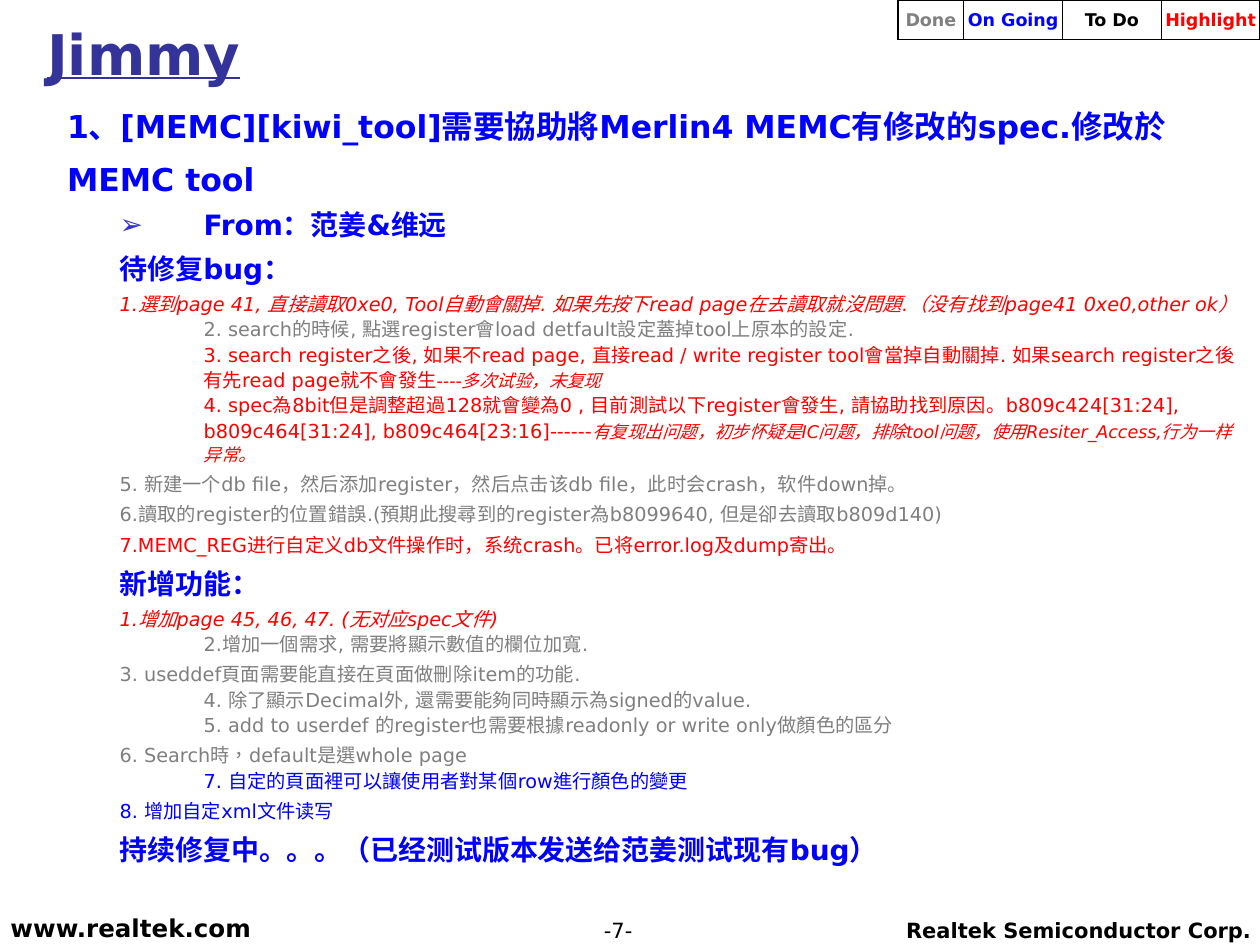
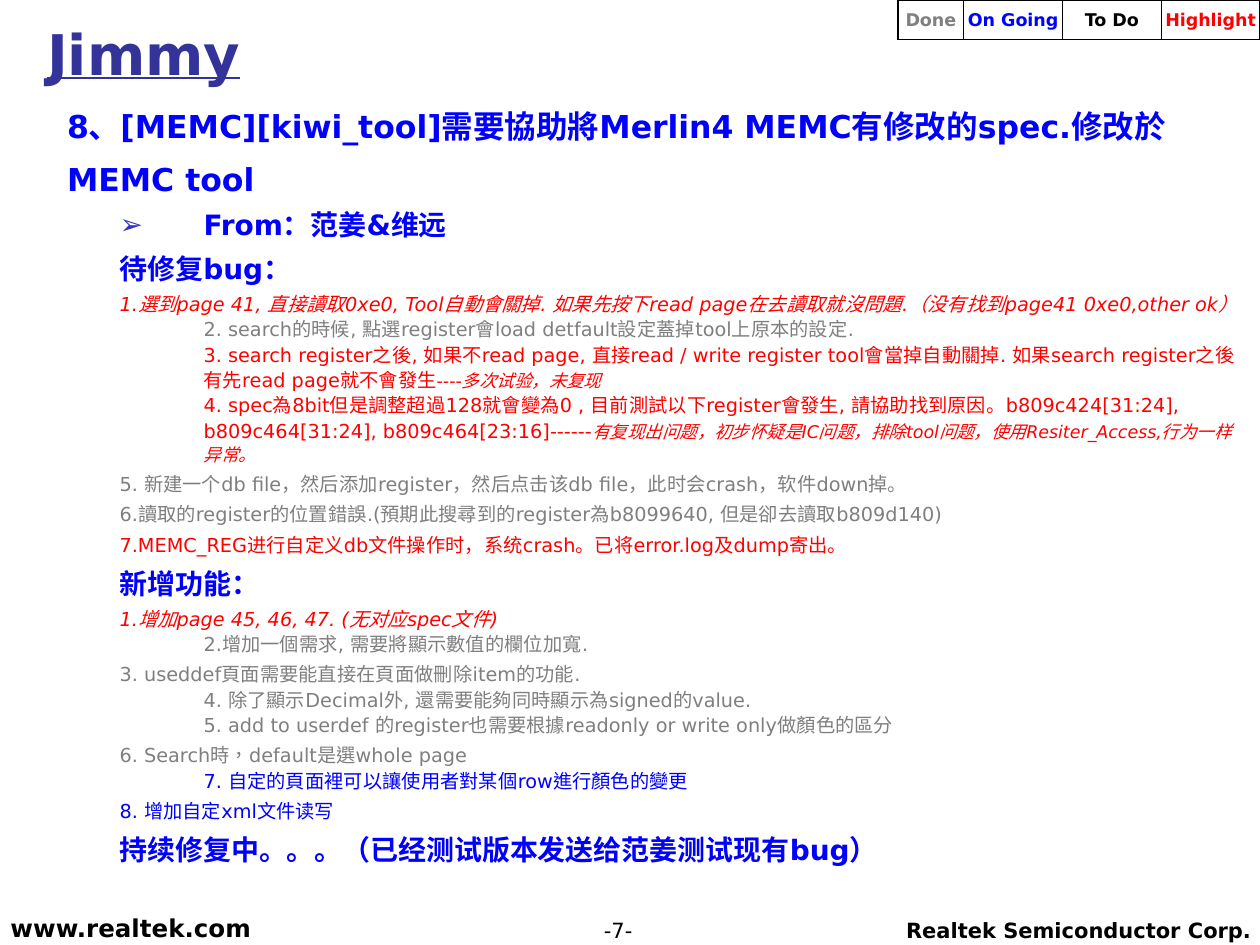
Before and after one commit to weicun581/Weekly_report, a slide deck: slide 7 of 2018年12月/RS_TV_SD_(Jimmy)_20181225.ppt. Drawn at 1260x945 pixels with LibreOffice and Linux fonts; fonts in the diff are those of the drawing; background and template pictures are left out. Boxes give left, top, right and bottom in pixels: in the first picture for what was removed or moved away, otherwise in the second. Text is boxed around its words. In the diff, an @@ line names an element or a change of style, - is before the commit and + after.

```diff
--- a/2018年12月/RS_TV_SD_(Jimmy)_20181225.ppt
+++ b/2018年12月/RS_TV_SD_(Jimmy)_20181225.ppt
@@ text at [67, 112, 1165, 192]: text changed @@
-1、[MEMC][kiwi_tool]需要協助將Merlin4 MEMC有修改的spec.修改於MEMC tool
+8、[MEMC][kiwi_tool]需要協助將Merlin4 MEMC有修改的spec.修改於MEMC tool
```
Also in this commit, not shown: 1 slide added.
